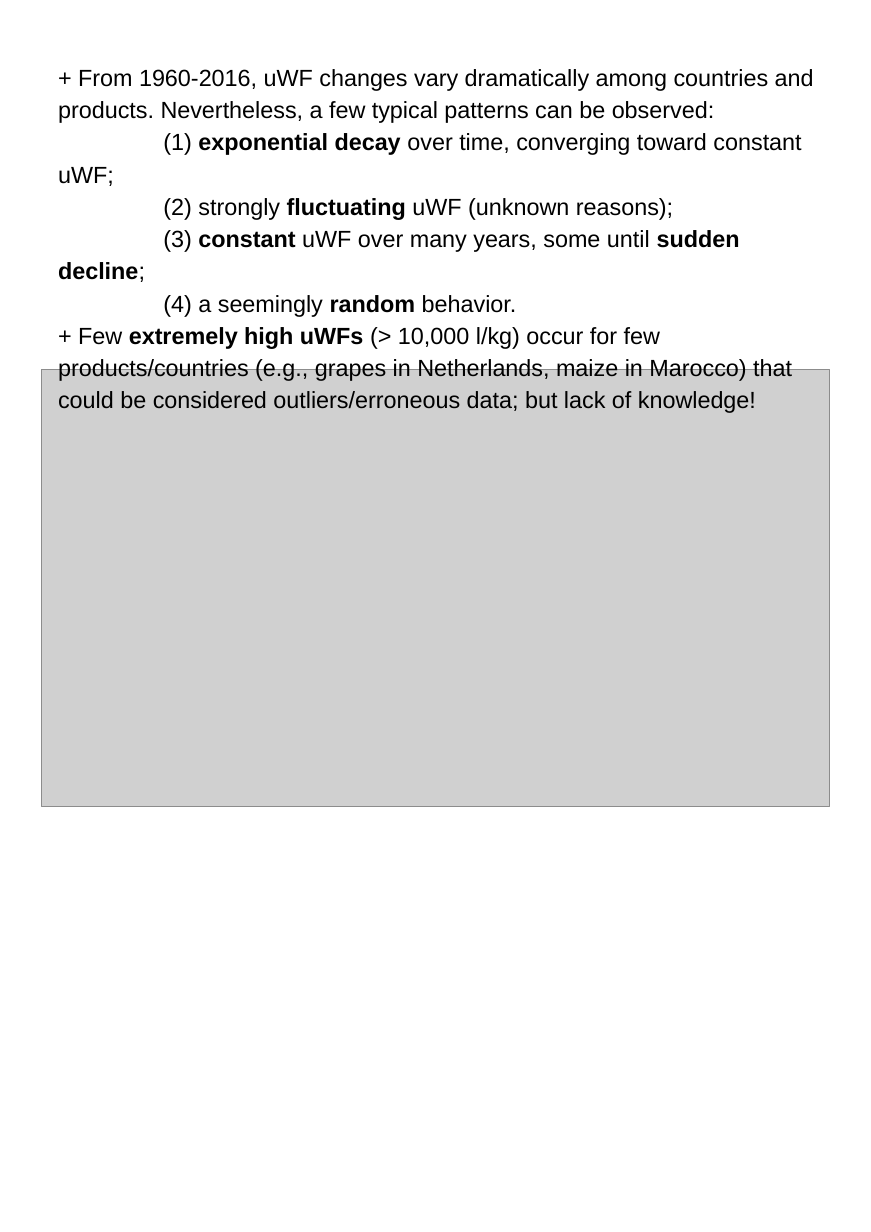
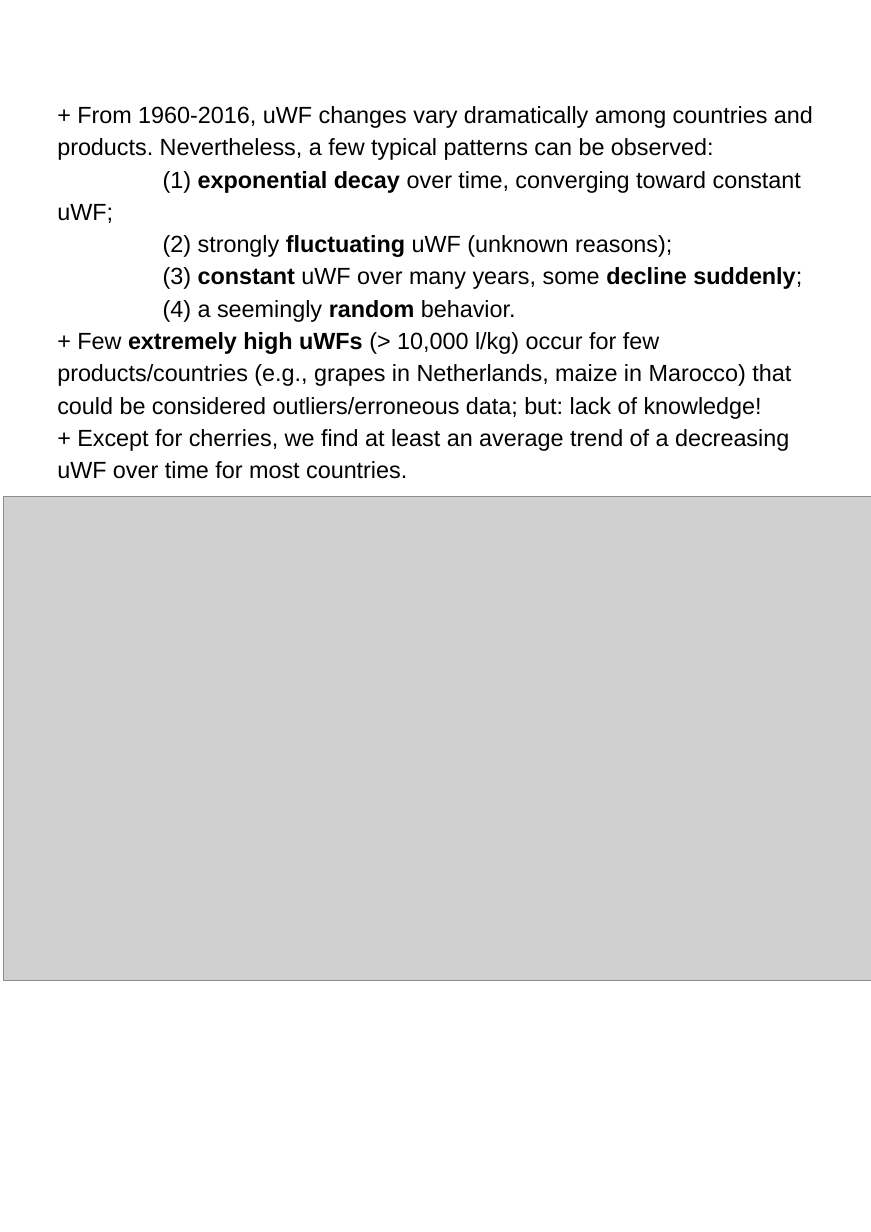
Before and after one commit to jburdano/uWF101, a slide deck: slide 2 of results_task4and9.pptx. Drawn at 871x1232 pixels with LibreOffice and Linux fonts; fonts in the diff are those of the drawing; grey boxes stand for pictures. Boxes give left, top, right and bottom in pixels: in the first picture for what was removed or moved away, otherwise in the second. Text is boxed around its words. In the diff, an @@ line names an element or a change of style, - is before the commit and + after.

```diff
--- a/results_task4and9.pptx
+++ b/results_task4and9.pptx
@@ text at bbox=[57, 106, 813, 479]: text changed @@
-+ From 1960-2016, uWF changes vary dramatically among countries and products. Nevertheless, a few typical patterns can be observed:
-(1) exponential decay over time, converging toward constant uWF;
-(2) strongly fluctuating uWF (unknown reasons);
-(3) constant uWF over many years, some until sudden decline;
-(4) a seemingly random behavior.
-+ Few extremely high uWFs (> 10,000 l/kg) occur for few products/countries (e.g., grapes in Netherlands, maize in Marocco) that could be considered outliers/erroneous data; but lack of knowledge!
++ From 1960-2016, uWF changes vary dramatically among countries and products. Nevertheless, a few typical patterns can be observed:
+(1) exponential decay over time, converging toward constant uWF;
+(2) strongly fluctuating uWF (unknown reasons);
+(3) constant uWF over many years, some decline suddenly;
+(4) a seemingly random behavior.
++ Few extremely high uWFs (> 10,000 l/kg) occur for few products/countries (e.g., grapes in Netherlands, maize in Marocco) that could be considered outliers/erroneous data; but: lack of knowledge!
++ Except for cherries, we find at least an average trend of a decreasing uWF over time for most countries.
@@ picture removed at bbox=[41, 369, 829, 806] @@
@@ picture added at bbox=[3, 497, 871, 981] @@
```
Also in this commit, not shown: 1 other slide changed, 3 slides added.
